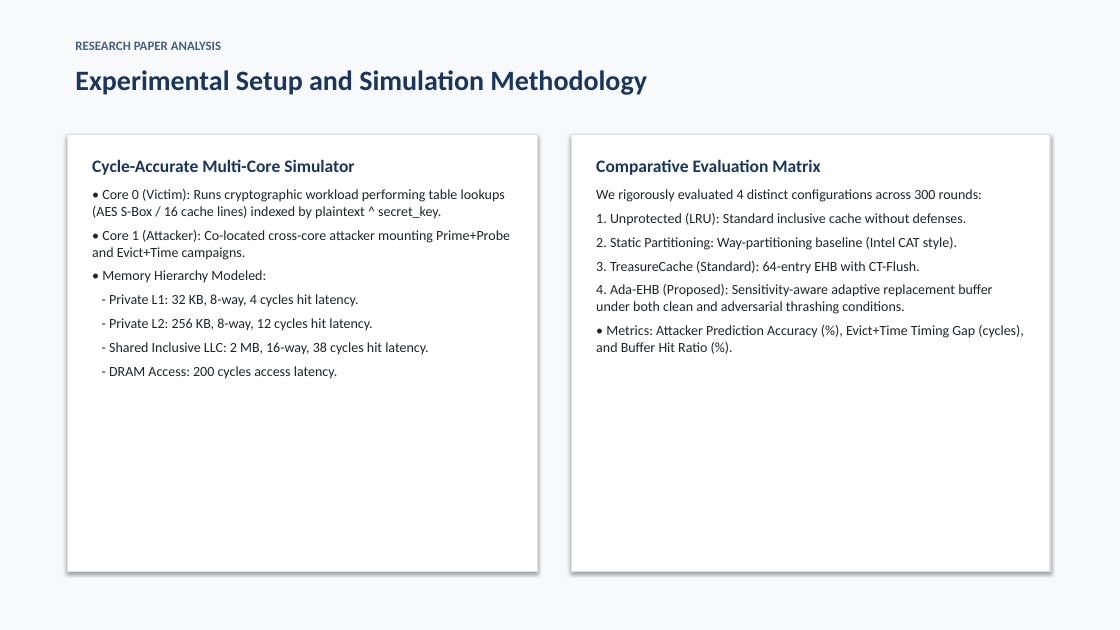
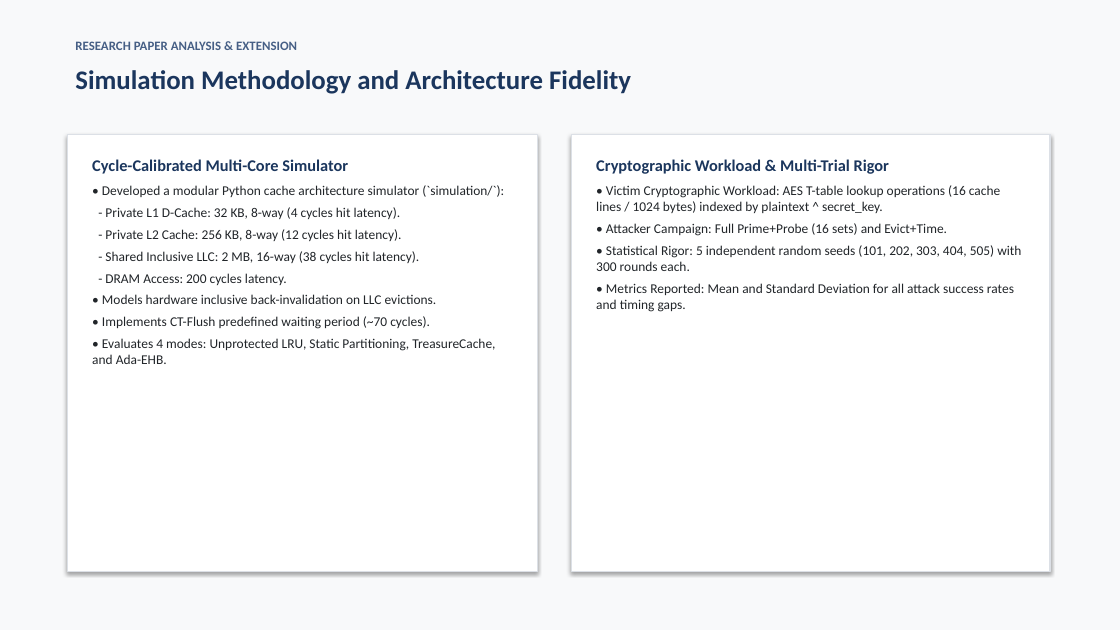
Before and after one commit to Sripadh16/IS-project, a slide deck: slide 10 of TreasureCache_Presentation.pptx. Drawn at 1120x630 pixels with LibreOffice and Linux fonts; fonts in the diff are those of the drawing. Boxes give left, top, right and bottom in pixels: in the first picture for what was removed or moved away, otherwise in the second. Text is boxed around its words. In the diff, an @@ line names an element or a change of style, - is before the commit and + after.

Commit message:
Refine Ada-EHB formal specification, multi-trial simulation stats, corrected buffer hit curves, and 15-slide deck

```diff
--- a/TreasureCache_Presentation.pptx
+++ b/TreasureCache_Presentation.pptx
@@ text at <box>75,41,297,50</box>: text changed @@
-RESEARCH PAPER ANALYSIS
+RESEARCH PAPER ANALYSIS & EXTENSION
@@ text at <box>75,70,631,94</box>: text changed; size 24 to 23 pt @@
-Experimental Setup and Simulation Methodology
+Simulation Methodology and Architecture Fidelity
@@ text at <box>92,159,504,364</box>: text changed; size 12 to 11.5 pt @@
-Cycle-Accurate Multi-Core Simulator
-• Core 0 (Victim): Runs cryptographic workload performing table lookups (AES S-Box / 16 cache lines) indexed by plaintext ^ secret_key.
-• Core 1 (Attacker): Co-located cross-core attacker mounting Prime+Probe and Evict+Time campaigns.
-• Memory Hierarchy Modeled:
-- Private L1: 32 KB, 8-way, 4 cycles hit latency.
-- Private L2: 256 KB, 8-way, 12 cycles hit latency.
-- Shared Inclusive LLC: 2 MB, 16-way, 38 cycles hit latency.
-- DRAM Access: 200 cycles access latency.
+Cycle-Calibrated Multi-Core Simulator
+• Developed a modular Python cache architecture simulator (`simulation/`):
+- Private L1 D-Cache: 32 KB, 8-way (4 cycles hit latency).
+- Private L2 Cache: 256 KB, 8-way (12 cycles hit latency).
+- Shared Inclusive LLC: 2 MB, 16-way (38 cycles hit latency).
+- DRAM Access: 200 cycles latency.
+• Models hardware inclusive back-invalidation on LLC evictions.
+• Implements CT-Flush predefined waiting period (~70 cycles).
+• Evaluates 4 modes: Unprotected LRU, Static Partitioning, TreasureCache, and Ada-EHB.
@@ text at <box>596,159,1021,312</box>: text changed; size 12 to 11.5 pt @@
-Comparative Evaluation Matrix
-We rigorously evaluated 4 distinct configurations across 300 rounds:
-1. Unprotected (LRU): Standard inclusive cache without defenses.
-2. Static Partitioning: Way-partitioning baseline (Intel CAT style).
-3. TreasureCache (Standard): 64-entry EHB with CT-Flush.
-4. Ada-EHB (Proposed): Sensitivity-aware adaptive replacement buffer under both clean and adversarial thrashing conditions.
-• Metrics: Attacker Prediction Accuracy (%), Evict+Time Timing Gap (cycles), and Buffer Hit Ratio (%).
+Cryptographic Workload & Multi-Trial Rigor
+• Victim Cryptographic Workload: AES T-table lookup operations (16 cache lines / 1024 bytes) indexed by plaintext ^ secret_key.
+• Attacker Campaign: Full Prime+Probe (16 sets) and Evict+Time.
+• Statistical Rigor: 5 independent random seeds (101, 202, 303, 404, 505) with 300 rounds each.
+• Metrics Reported: Mean and Standard Deviation for all attack success rates and timing gaps.
```
Also in this commit, not shown: 12 other slides changed, 2 slides added, 1 slide removed, 16 other files.
